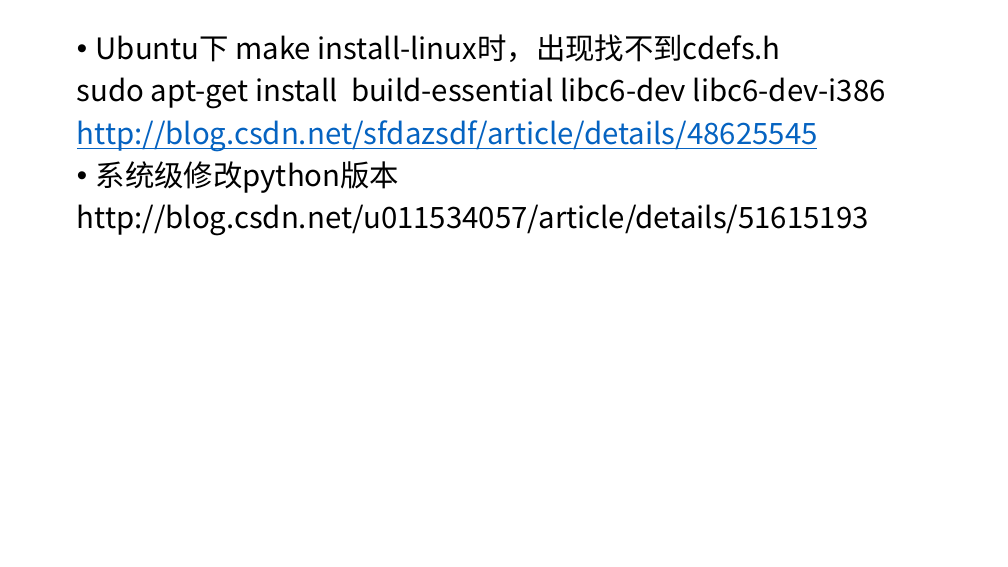
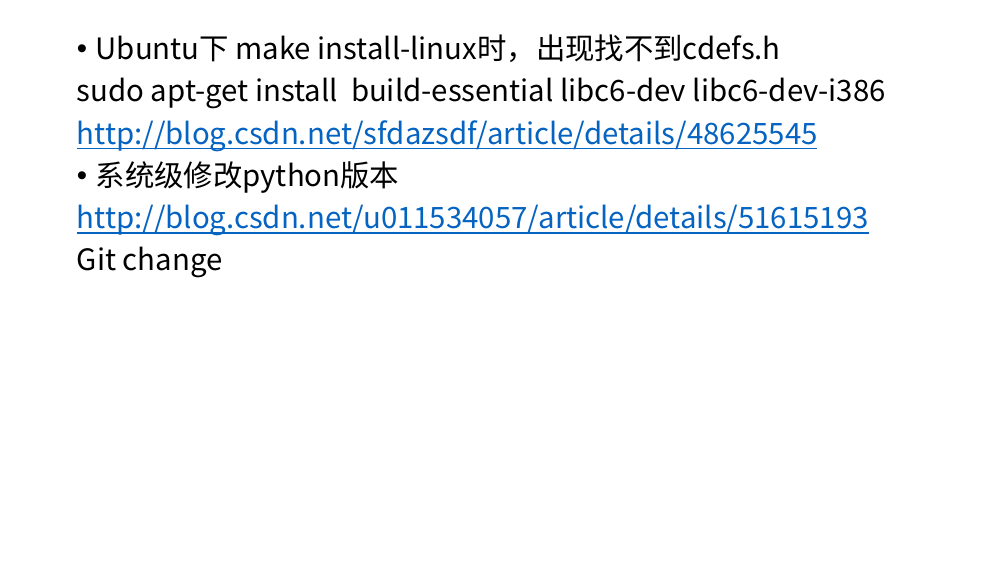
Before and after one commit to niph2018/gitGUIuse, a slide deck: slide 10 of SDK使用步骤.pptx. Drawn at 1008x567 pixels with LibreOffice and Linux fonts; fonts in the diff are those of the drawing. Boxes give left, top, right and bottom in pixels: in the first picture for what was removed or moved away, otherwise in the second. Text is boxed around its words. In the diff, an @@ line names an element or a change of style, - is before the commit and + after.

Commit message:
master

```diff
--- a/SDK使用步骤.pptx
+++ b/SDK使用步骤.pptx
@@ text at bbox=[77, 204, 869, 236]: text colour #000000 to #0563C1, underline on in "http://blog.csdn.net/u011534057/article/details/51615193" @@
@@ text at bbox=[77, 246, 223, 278]: paragraph added @@
+Git change
```
